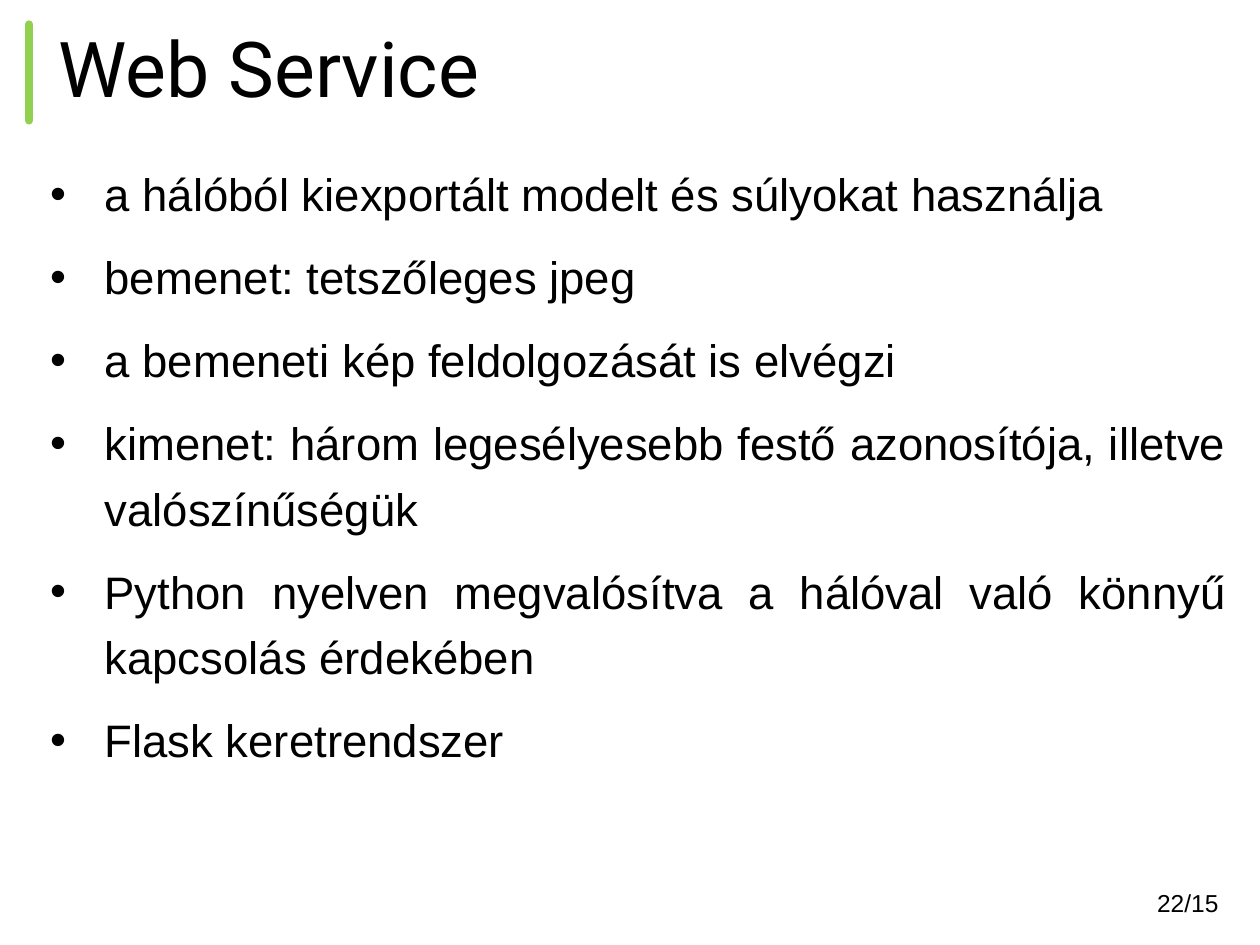
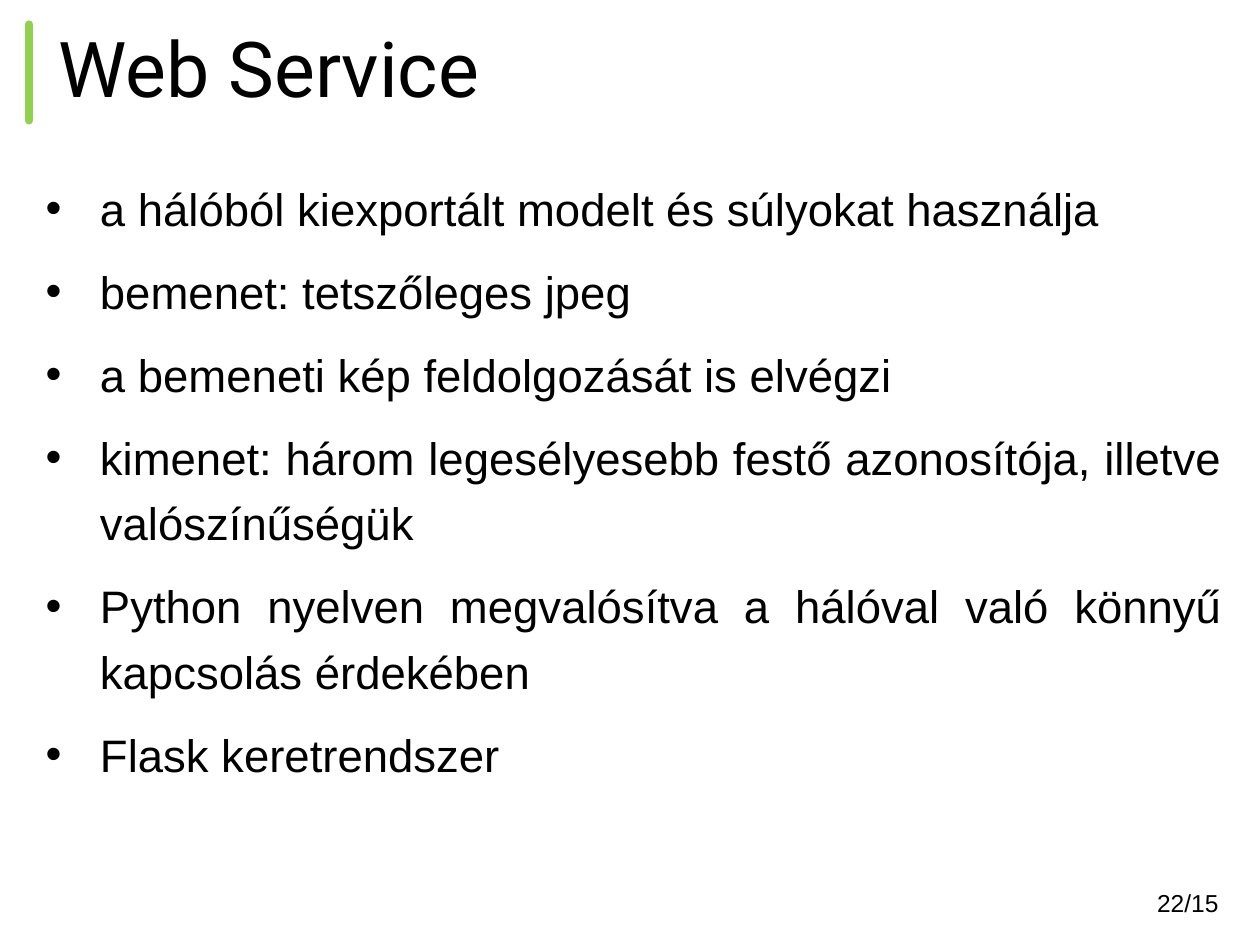
Before and after one commit to BME-SmartLab-Education/vitmav45-2016-train-validate-test-repeat, a slide deck: slide 22 of train-validate-test-repeat-vitmav45-beszamolo.pptx. Drawn at 1260x945 pixels with LibreOffice and Linux fonts; fonts in the diff are those of the drawing. Boxes give left, top, right and bottom in pixels: in the first picture for what was removed or moved away, otherwise in the second. Text is boxed around its words. In the diff, an @@ line names an element or a change of style, - is before the commit and + after.

```diff
--- a/train-validate-test-repeat-vitmav45-beszamolo.pptx
+++ b/train-validate-test-repeat-vitmav45-beszamolo.pptx
@@ text "a hálóból kiexportált modelt és ...": place and size @@
-text "a hálóból kiexportált modelt és ..." at [105, 177, 1226, 758]
+text "a hálóból kiexportált modelt és ..." at [100, 192, 1221, 773]
```
Also in this commit, not shown: 2 other slides changed, 2 other files.
